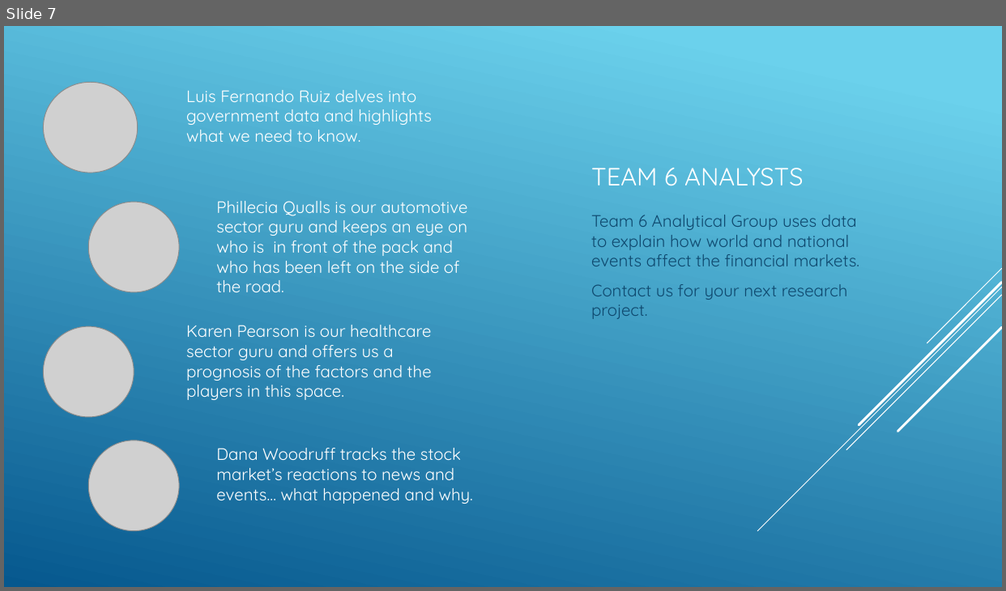
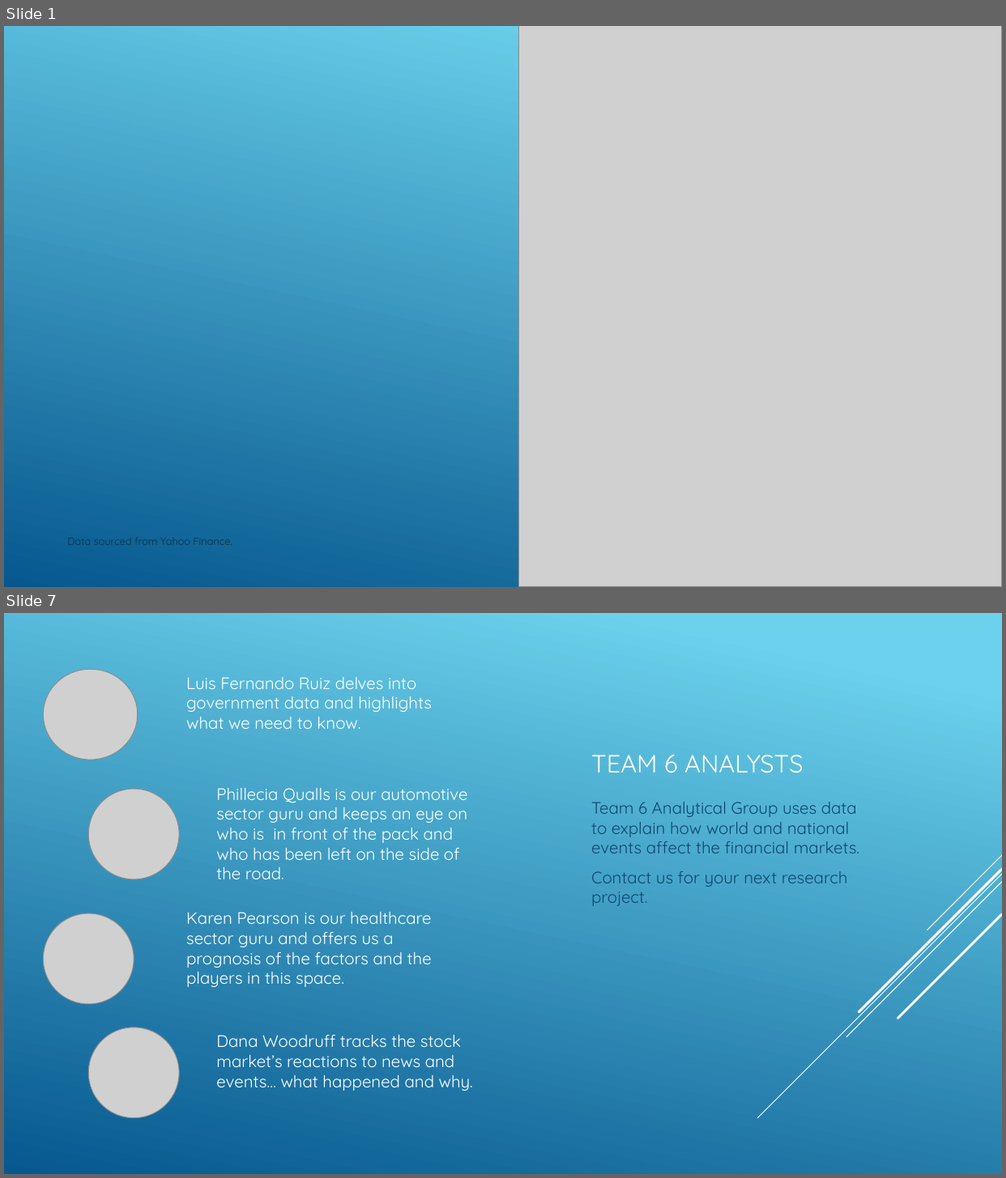
Before and after one commit to danawoodruff/Car-Sales-Analysis, a slide deck: StockPowerPointSlideMockup.pptx. Shown one above the other, each under a label of ours: slide 7 before the commit, slides 1 and 7 after it; the slides between them are not shown. The pictures are 1006x591 and 1006x1178 pixels, drawn with LibreOffice and Linux fonts; fonts in the diff are those of the drawing; grey boxes stand for pictures. Boxes give left, top, right and bottom in pixels: in the first picture for what was removed or moved away, otherwise in the second. Text is boxed around its words. In the diff, an @@ line names an element or a change of style, - is before the commit and + after.

```diff
--- a/StockPowerPointSlideMockup.pptx
+++ b/StockPowerPointSlideMockup.pptx
@@ slide 1 added at (4, 26, 1002, 587), background gradient #6ED2EB to #06588E @@
@@ picture added at (519, 26, 1002, 587) @@
@@ text added at (67, 538, 232, 545), 10 pt, text #0A304A @@
+Data sourced from Yahoo Finance.
```
Also in this commit, not shown: 5 slides changed, 1 slide removed, 5 other files.
